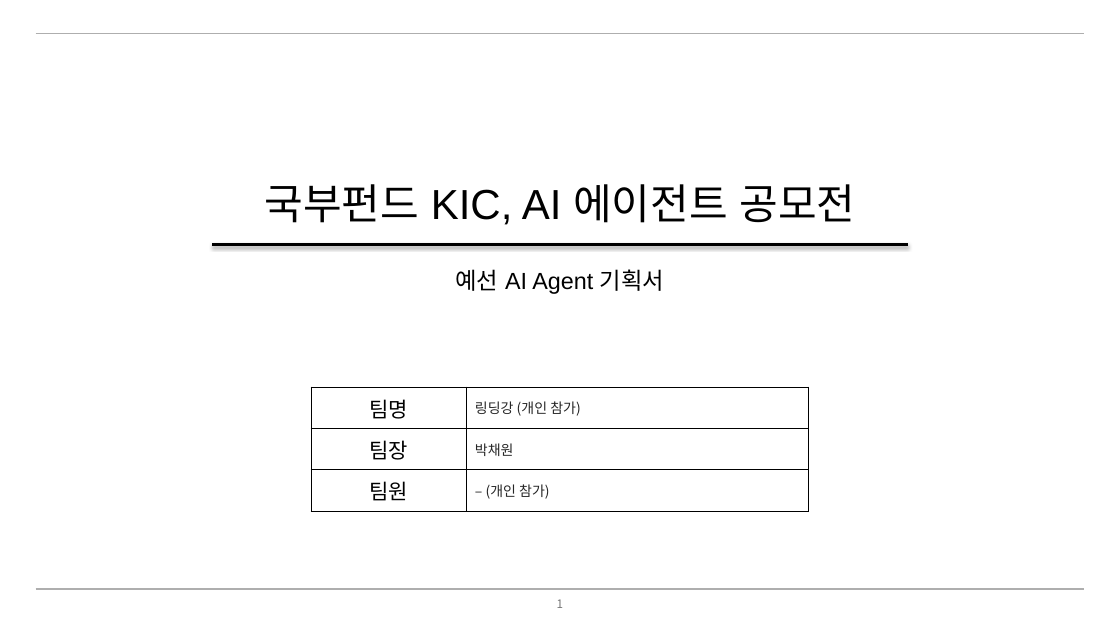
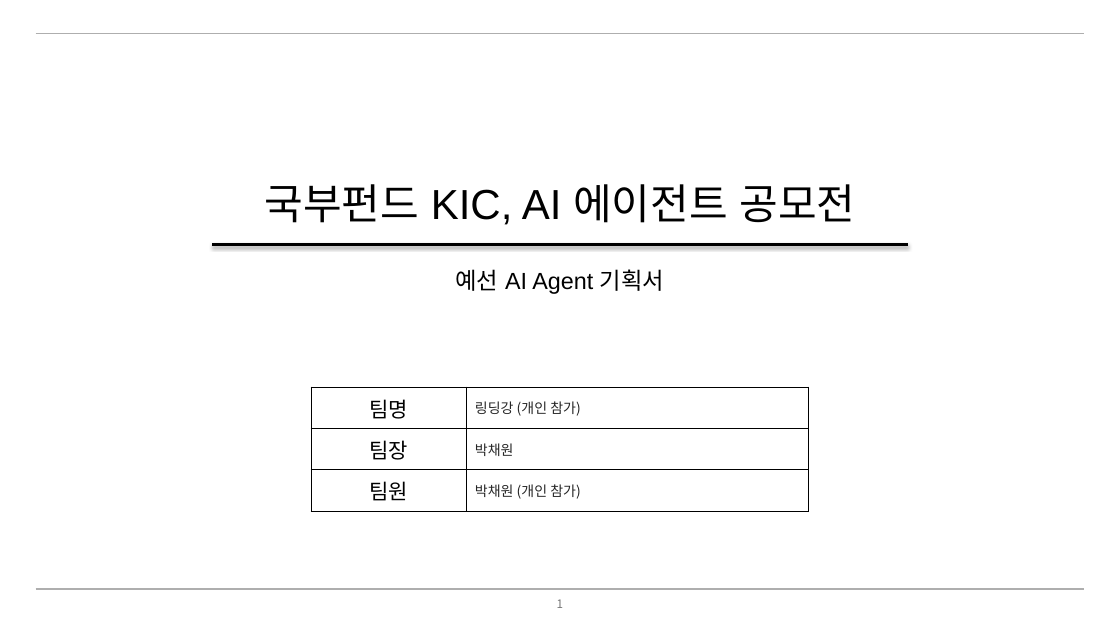
Before and after one commit to Chaewon-Park-STUDY/KIC-AI-Agent-2026, a slide deck: slide 1 of docs/proposal/HumanSight_proposal_draft_v7.pptx. Drawn at 1120x630 pixels with LibreOffice and Linux fonts; fonts in the diff are those of the drawing; background and template pictures are left out. Boxes give left, top, right and bottom in pixels: in the first picture for what was removed or moved away, otherwise in the second. Text is boxed around its words. In the diff, an @@ line names an element or a change of style, - is before the commit and + after.

```diff
--- a/docs/proposal/HumanSight_proposal_draft_v7.pptx
+++ b/docs/proposal/HumanSight_proposal_draft_v7.pptx
@@ table at box(311, 387, 809, 511) @@
-row 3, column 2: – (개인 참가)
+row 3, column 2: 박채원 (개인 참가)
```
Also in this commit, not shown: 9 other slides changed, 3 other files.
